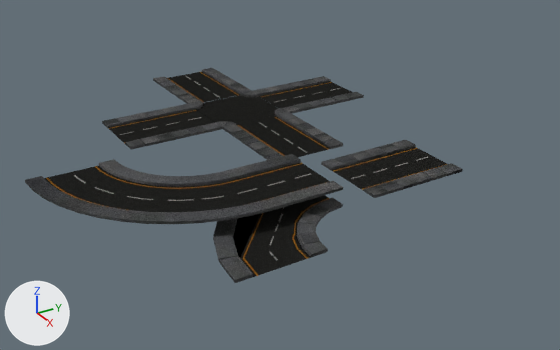
An edit to the Blender file streets/Streets.blend, drawn before and after from the same camera.
Both versions are drawn from a 50 mm lens placed at (23.2, -14.7, 12.0), pointed at (-0.3, -0.2, -1.2). The lights are fixed; the arrows at lower left show +X, +Y and +Z.

Names of what the first picture shows: 'Intersection', 'Street', 'StreetCurve', 'StreetCurve2'.
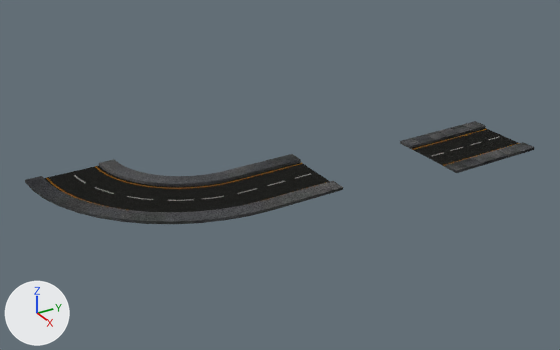
Edits to the bpy script that builds the scene:
```text
Change ob_street:
    ob_street.location: (3.53, 2.15, 0.0) -> (3.53, 5.84, 0.0)
Change ob_intersection:
    add ob_intersection.hide_render = True
Change ob_streetcurve:
    add ob_streetcurve.hide_render = True
```

What differs and where, as boxes (x1, y1, x2, y2) in the pictures (560 x 350 px):
'Intersection', hidden (black): before (102, 68, 364, 160)
'Street', moved: before (321, 140, 463, 198); after (400, 121, 535, 173)
'StreetCurve', hidden (black): before (213, 195, 343, 283)
